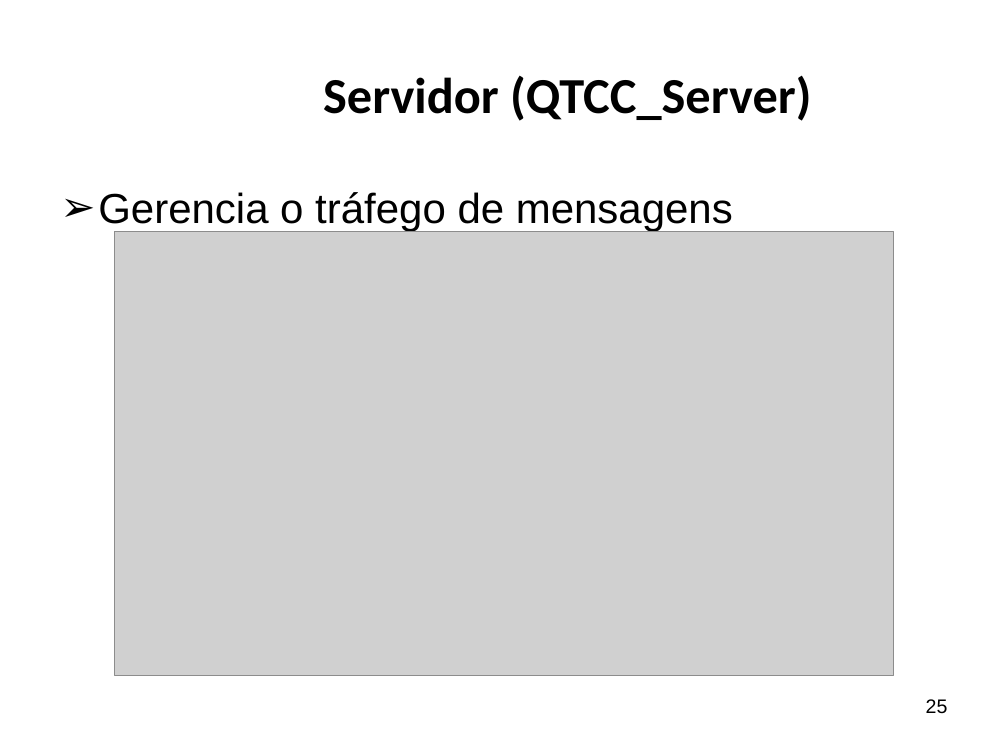
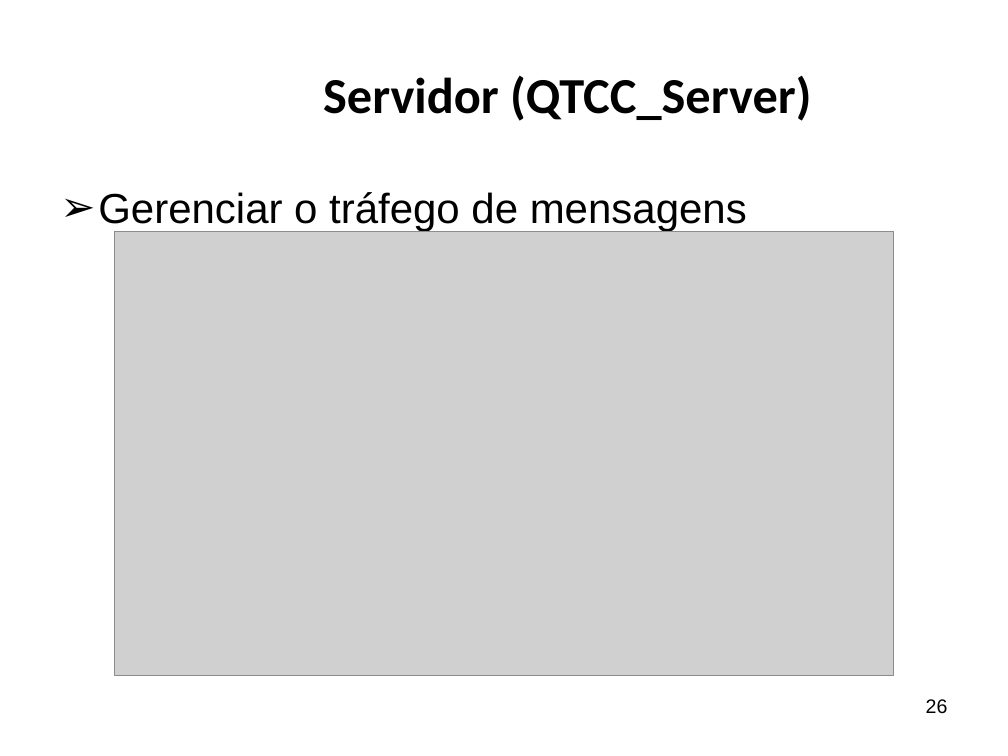
Before and after one commit to ricardopetrere/TCC_FTT, a slide deck: slide 26 of documentos/Apresentação Banca.pptx (slide 25 before the commit). Drawn at 1008x756 pixels with LibreOffice and Linux fonts; fonts in the diff are those of the drawing; grey boxes stand for pictures; background and template pictures are left out. Boxes give left, top, right and bottom in pixels: in the first picture for what was removed or moved away, otherwise in the second. Text is boxed around its words. In the diff, an @@ line names an element or a change of style, - is before the commit and + after.

Commit message:
02_12: Adicionada funcionalidade de receber mensagens pendentes (estado beta)

```diff
--- a/documentos/Apresentação Banca.pptx
+++ b/documentos/Apresentação Banca.pptx
@@ text at <box>98,192,747,231</box>: text changed @@
-➢ Gerencia o tráfego de mensagens
+➢ Gerenciar o tráfego de mensagens
@@ page number at <box>926,699,948,714</box>: text changed @@
-25
+26
```
Also in this commit, not shown: 5 other slides changed, 4 slides added, 16 other files.
